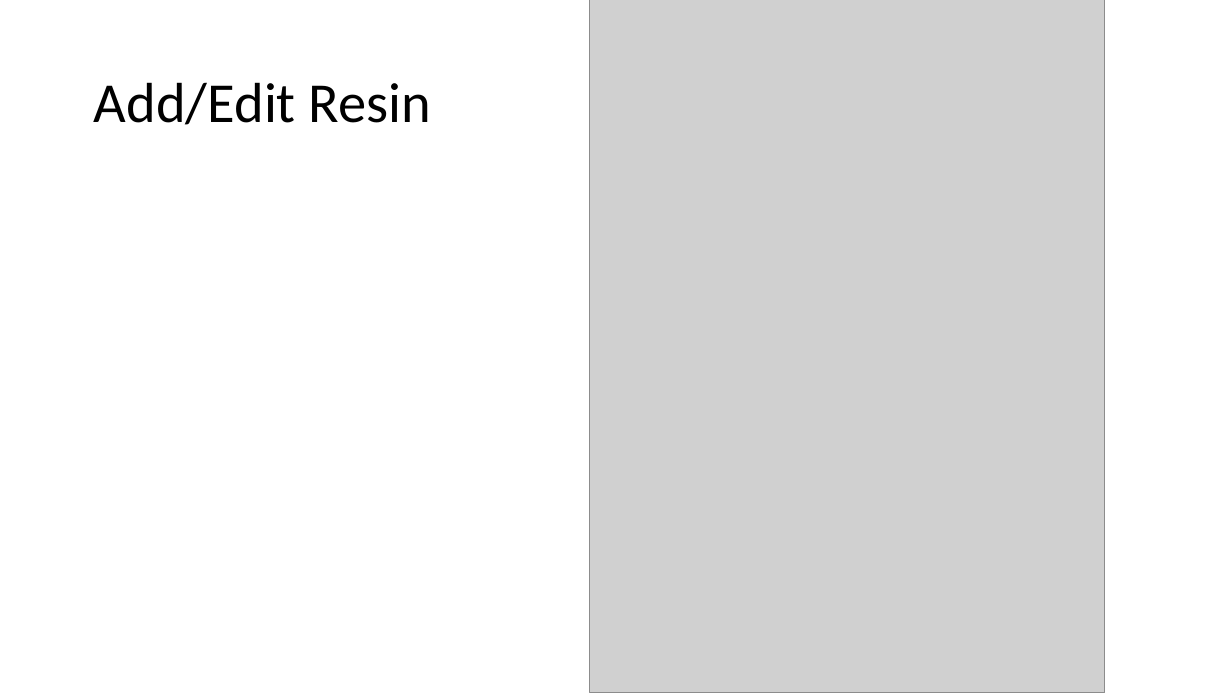
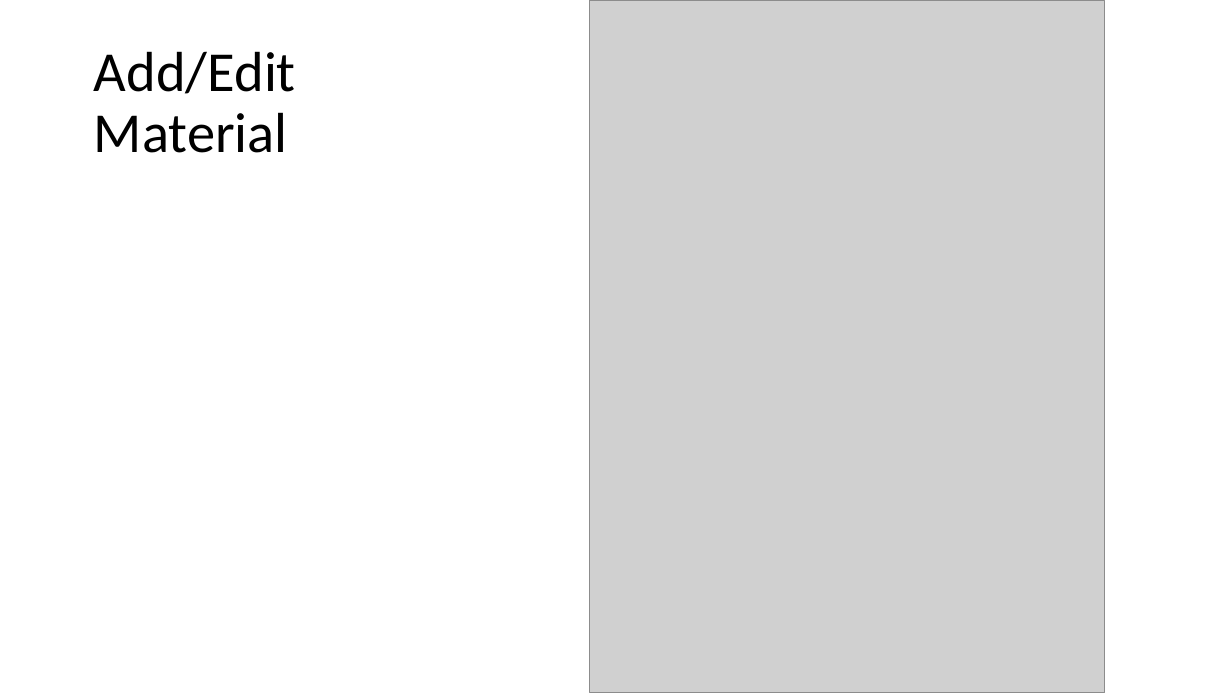
Before and after one commit to kovaciad/slice-tracker, a slide deck: slide 8 of StoryBoard.pptx. Drawn at 1232x693 pixels with LibreOffice and Linux fonts; fonts in the diff are those of the drawing; grey boxes stand for pictures. Boxes give left, top, right and bottom in pixels: in the first picture for what was removed or moved away, otherwise in the second. Text is boxed around its words. In the diff, an @@ line names an element or a change of style, - is before the commit and + after.

```diff
--- a/StoryBoard.pptx
+++ b/StoryBoard.pptx
@@ title at [94,51,296,153]: text changed @@
-Add/Edit Resin
+Add/Edit Material
```
Also in this commit, not shown: 2 other slides changed.
